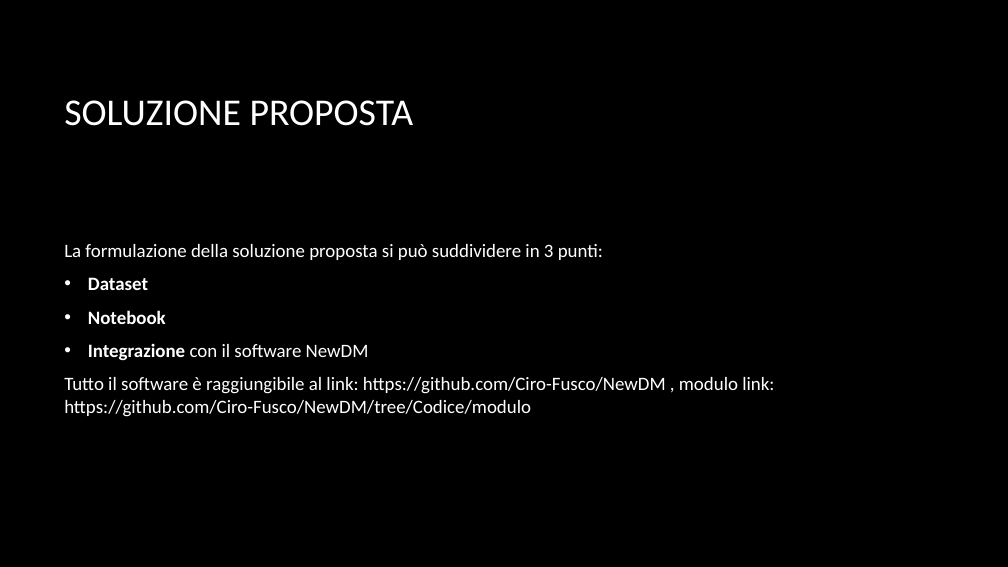
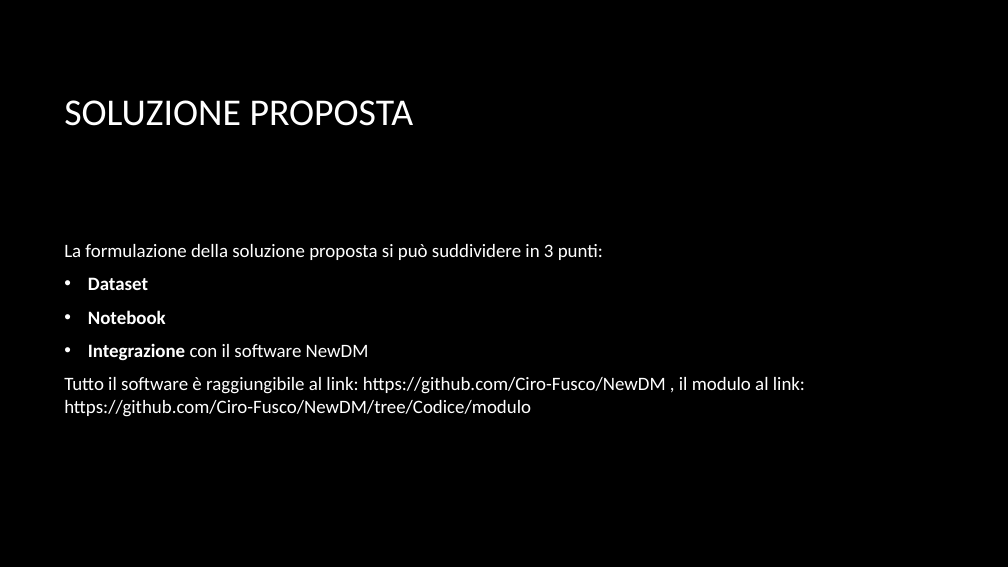
Before and after one commit to Ciro-Fusco/NewDM, a slide deck: slide 6 of modulo/Modulo di IA.pptx. Drawn at 1008x567 pixels with LibreOffice and Linux fonts; fonts in the diff are those of the drawing; background and template pictures are left out. Boxes give left, top, right and bottom in pixels: in the first picture for what was removed or moved away, otherwise in the second. Text is boxed around its words. In the diff, an @@ line names an element or a change of style, - is before the commit and + after.

```diff
--- a/modulo/Modulo di IA.pptx
+++ b/modulo/Modulo di IA.pptx
@@ text at <box>64,377,805,417</box>: text changed @@
-Tutto il software è raggiungibile al link: https://github.com/Ciro-Fusco/NewDM , modulo link: https://github.com/Ciro-Fusco/NewDM/tree/Codice/modulo
+Tutto il software è raggiungibile al link: https://github.com/Ciro-Fusco/NewDM , il modulo al link: https://github.com/Ciro-Fusco/NewDM/tree/Codice/modulo
```
Also in this commit, not shown: 4 other slides changed, 1 other file.
